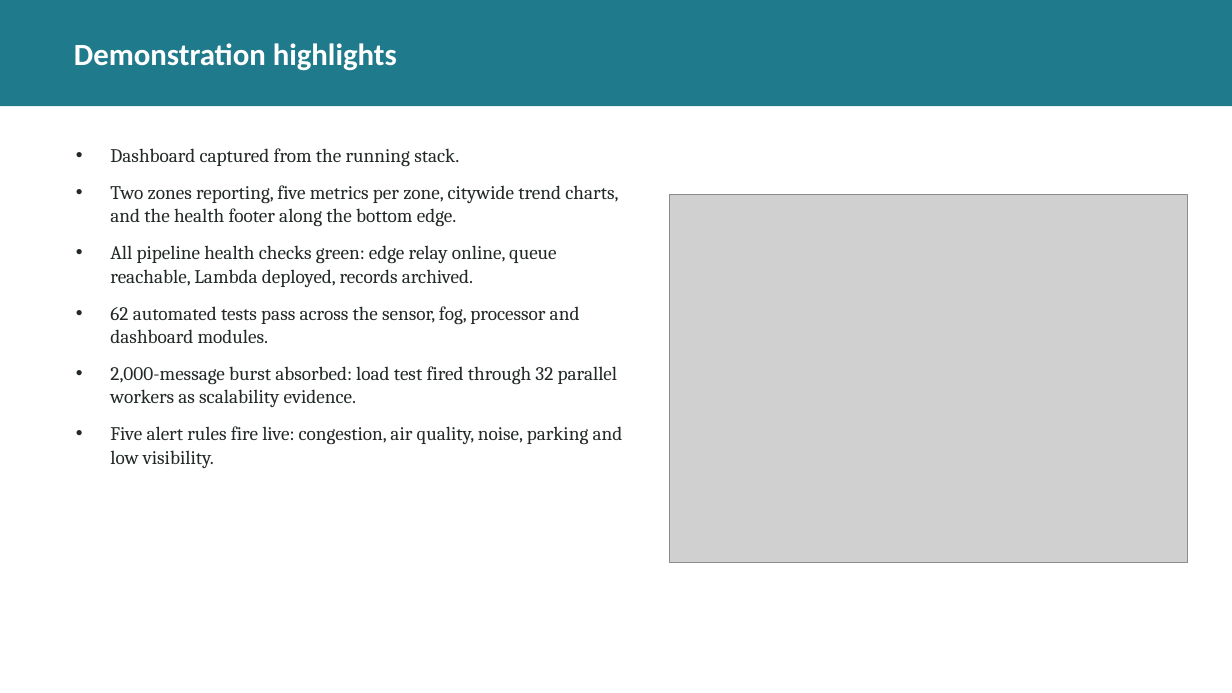
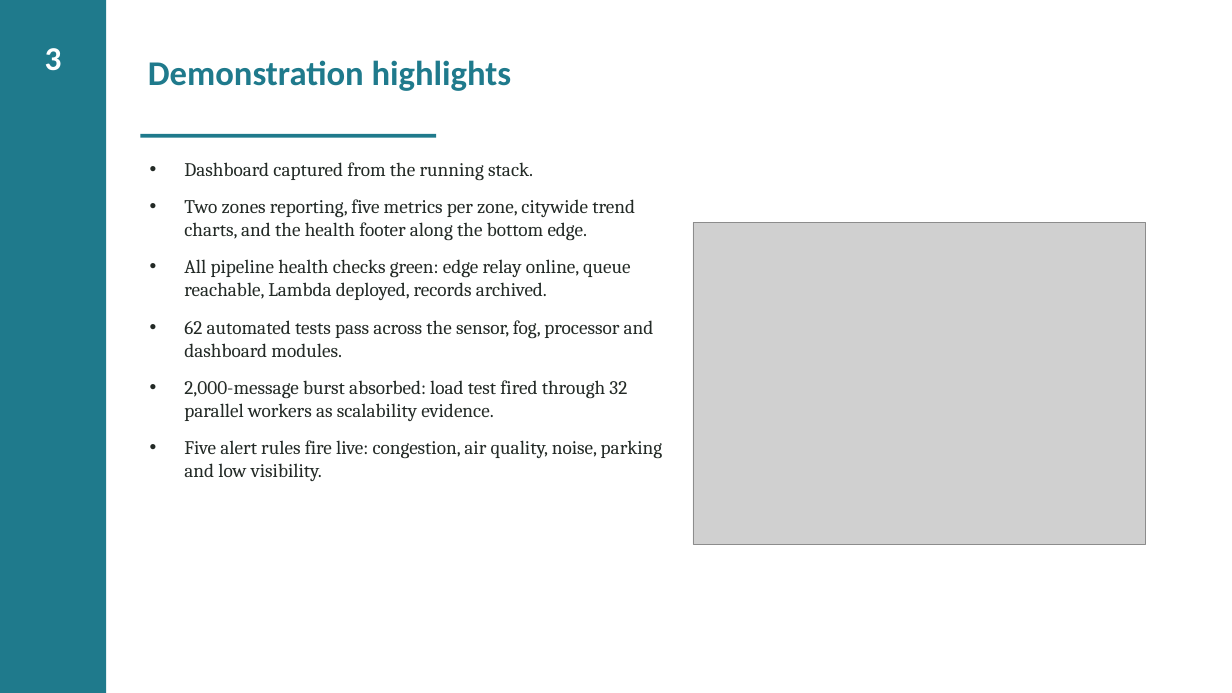
Before and after one commit to valletivarish/FEC_version_2, a slide deck: slide 4 of ppt/X25100963_smart-city-monitoring.pptx. Drawn at 1232x693 pixels with LibreOffice and Linux fonts; fonts in the diff are those of the drawing; grey boxes stand for pictures. Boxes give left, top, right and bottom in pixels: in the first picture for what was removed or moved away, otherwise in the second. Text is boxed around its words. In the diff, an @@ line names an element or a change of style, - is before the commit and + after.

Commit message:
Move Hassan's project 04 deck to unique sidebarL layout (was band, shared with Nithin's deck); now no deck shares its layout with his

```diff
--- a/ppt/X25100963_smart-city-monitoring.pptx
+++ b/ppt/X25100963_smart-city-monitoring.pptx
@@ rectangle: place and size @@
-rectangle at box(0, 0, 1232, 106)
+rectangle at box(0, 0, 106, 693)
@@ text added at box(45, 48, 62, 71), 26 pt, text #FFFFFF, bold @@
+3
@@ title "Demonstration highlights": place and size @@
-title "Demonstration highlights" at box(74, 43, 397, 71)
+title "Demonstration highlights" at box(148, 60, 512, 91)
@@ title "Demonstration highlights" at box(148, 60, 512, 91): size 24 to 27 pt, text colour #FFFFFF to #1F7A8C; vertical alignment middle to top @@
@@ rectangle added at box(140, 134, 436, 138), fill #1F7A8C @@
@@ text "Dashboard captured from the running ..." rewrapped from box(110, 148, 623, 468) to box(184, 162, 663, 481) @@
@@ picture: place and size @@
-picture at box(670, 195, 1188, 563)
+picture at box(693, 223, 1146, 544)
```
Also in this commit, not shown: 4 other slides changed.
